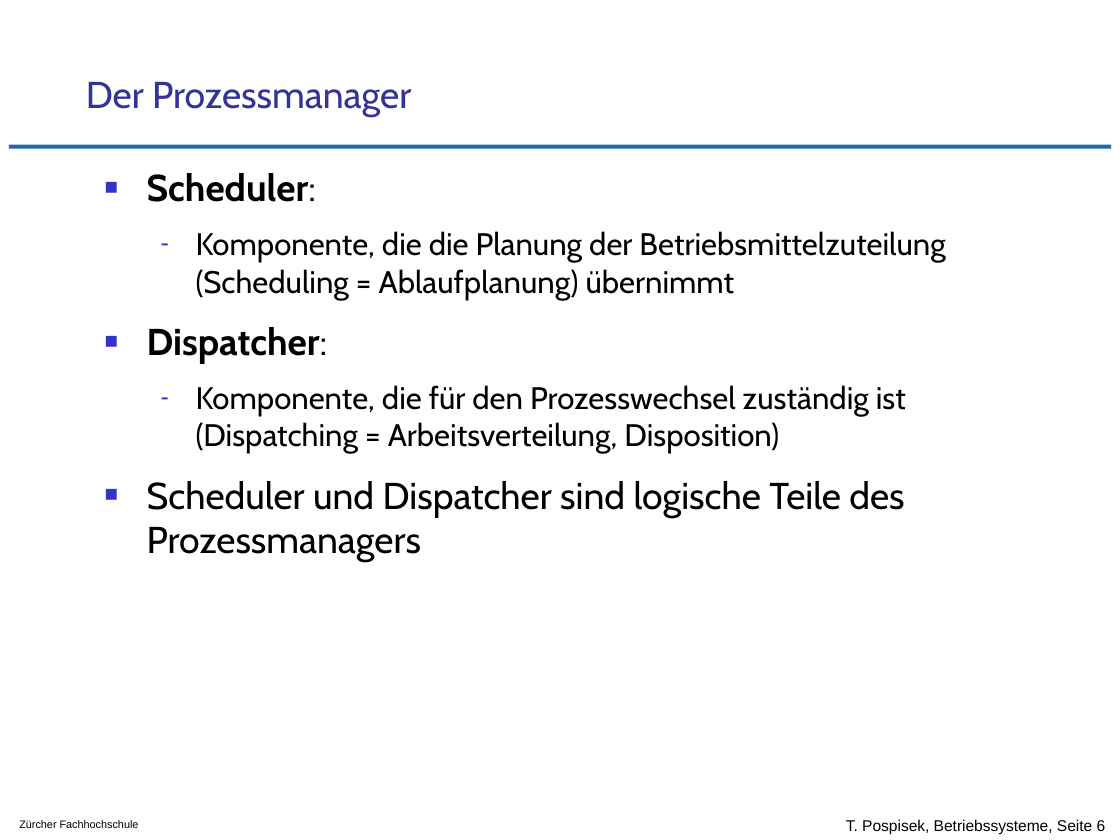
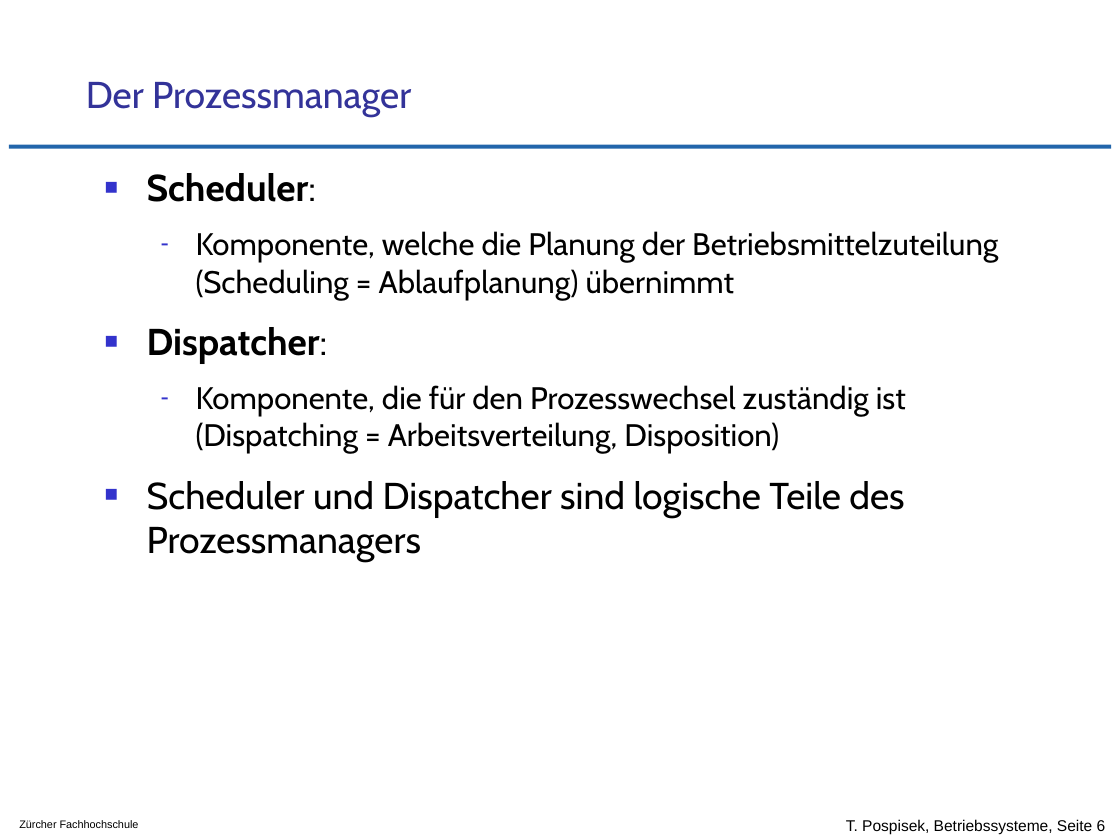
Before and after one commit to tpo/betriebssysteme, a slide deck: slide 6 of 05-3_CPU_Scheduling_Grundkonzepte.odp. Drawn at 1120x840 pixels with LibreOffice and Linux fonts; fonts in the diff are those of the drawing; background and template pictures are left out. Boxes give left, top, right and bottom in pixels: in the first picture for what was removed or moved away, otherwise in the second. Text is boxed around its words. In the diff, an @@ line names an element or a change of style, - is before the commit and + after.

```diff
--- a/05-3_CPU_Scheduling_Grundkonzepte.odp
+++ b/05-3_CPU_Scheduling_Grundkonzepte.odp
@@ text at bbox=[196, 231, 998, 300]: text changed @@
-  – Komponente, die die Planung der Betriebsmittelzuteilung (Scheduling = Ablaufplanung) übernimmt
+  – Komponente, welche die Planung der Betriebsmittelzuteilung (Scheduling = Ablaufplanung) übernimmt
```
Also in this commit, not shown: 9 other files.
